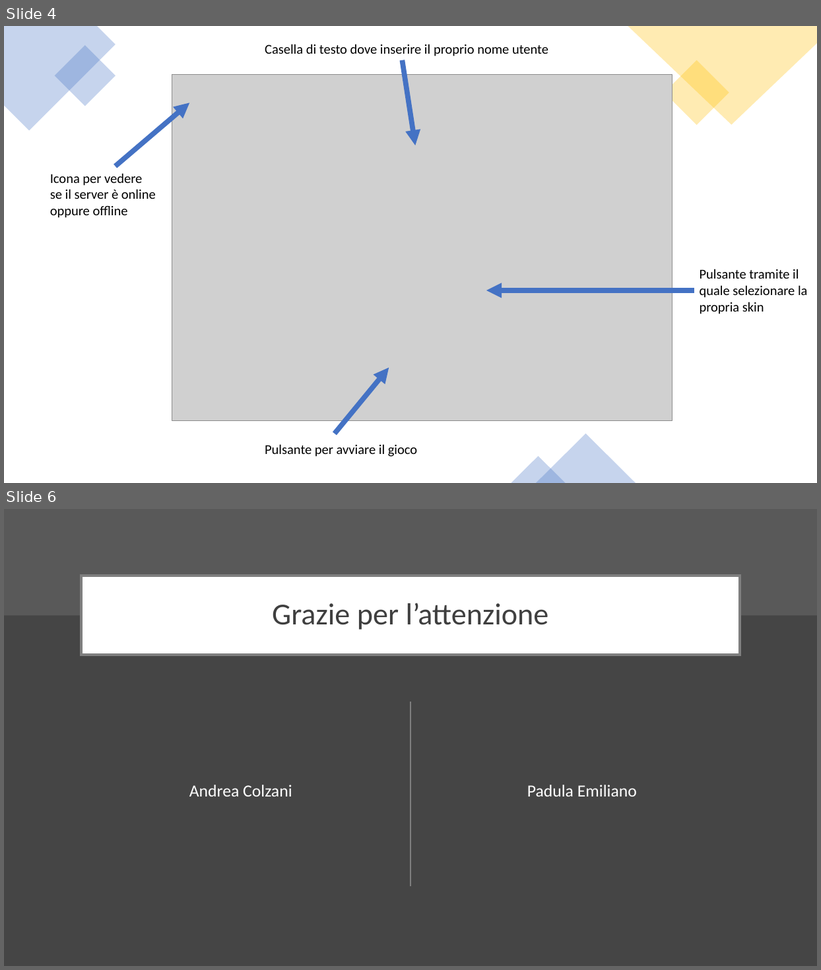
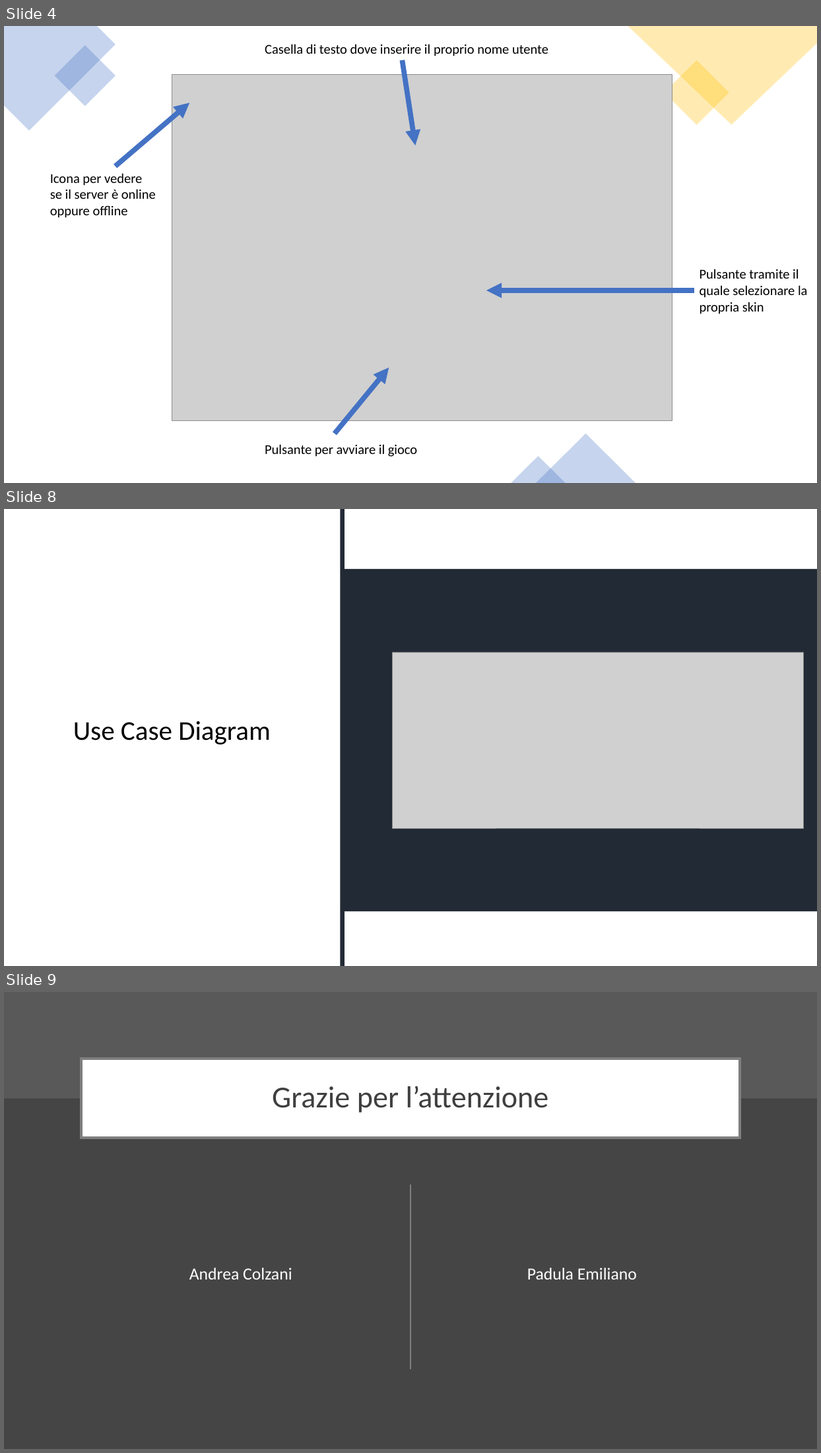
Before and after one commit to Padu360/Duel2D, a slide deck: docs/slides/powerpoint.pptx. Shown one above the other, each under a label of ours: slides 4 and 6 before the commit, slides 4, 8 and 9 after it; the slides between them are not shown. The pictures are 821x970 and 821x1453 pixels, drawn with LibreOffice and Linux fonts; fonts in the diff are those of the drawing; grey boxes stand for pictures. Boxes give left, top, right and bottom in pixels: in the first picture for what was removed or moved away, otherwise in the second. Text is boxed around its words. In the diff, an @@ line names an element or a change of style, - is before the commit and + after.

```diff
--- a/docs/slides/powerpoint.pptx
+++ b/docs/slides/powerpoint.pptx
@@ slide 8 added at (4,509,817,966), background #FFFFFF @@
@@ rectangle added at (341,509,345,966), fill #222A35 @@
@@ rectangle added at (343,569,817,912), fill #222A35 @@
@@ picture added at (393,652,804,828) @@
@@ title added at (73,721,271,745), 32 pt, text #000000 @@
+Use Case Diagram
@@ what was slide 6 is now slide 9 @@
```
Also in this commit, not shown: 2 slides changed, 2 other slides added.
